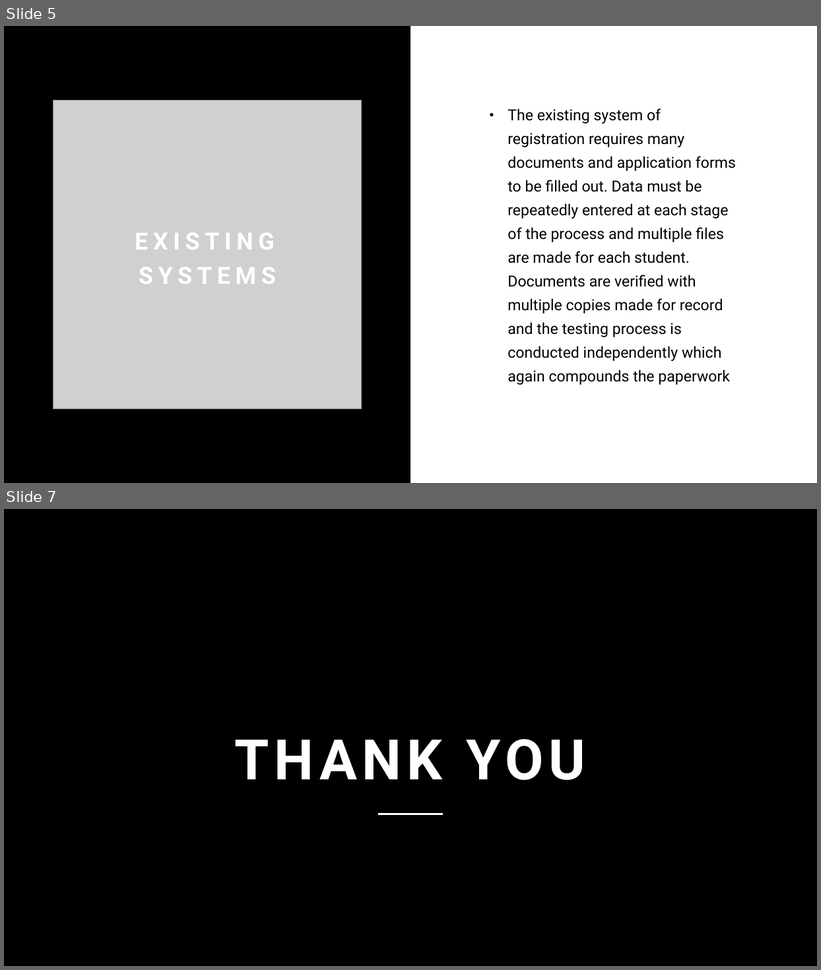
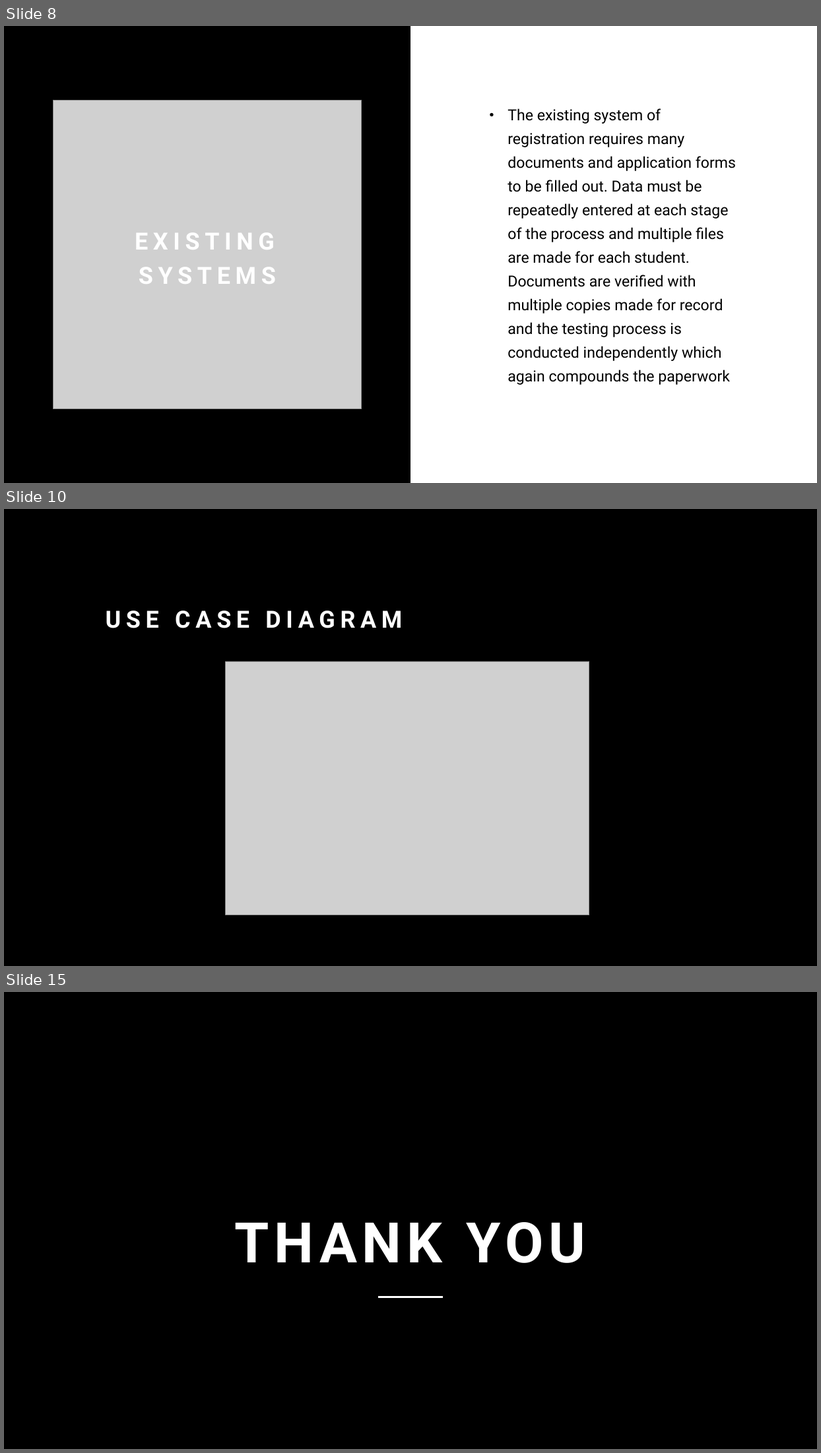
Before and after one commit to jennymeshaiah09/Projects, a slide deck: Student registration system/Student Registration Management System.pptx. Shown one above the other, each under a label of ours: slides 5 and 7 before the commit, slides 8, 10 and 15 after it; the slides between them are not shown. The pictures are 821x970 and 821x1453 pixels, drawn with LibreOffice and Linux fonts; fonts in the diff are those of the drawing; grey boxes stand for pictures; background and template pictures are left out. Boxes give left, top, right and bottom in pixels: in the first picture for what was removed or moved away, otherwise in the second. Text is boxed around its words. In the diff, an @@ line names an element or a change of style, - is before the commit and + after.

```diff
--- a/Student registration system/Student Registration Management System.pptx
+++ b/Student registration system/Student Registration Management System.pptx
@@ slide 10 added at (4,509,817,966), background #000000 @@
@@ title added at (106,611,402,628), 28 pt, text #FFFFFF, bold @@
+USE CASE DIAGRAM
@@ picture added at (225,661,589,916) @@
@@ what was slide 5 is now slide 8 @@
@@ what was slide 7 is now slide 15 @@
```
Also in this commit, not shown: 1 slide changed, 7 other slides added.
